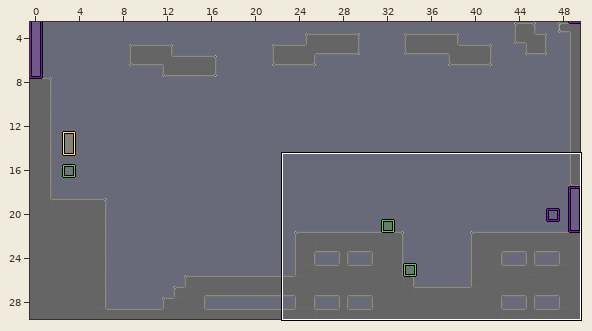
Two versions of a level (LDtk project, Assets/Resources/TileMap/Level1-1/1-1.ldtk). Above, an overview of the earlier version with the close-up marked.
Close-up. Before the commit:
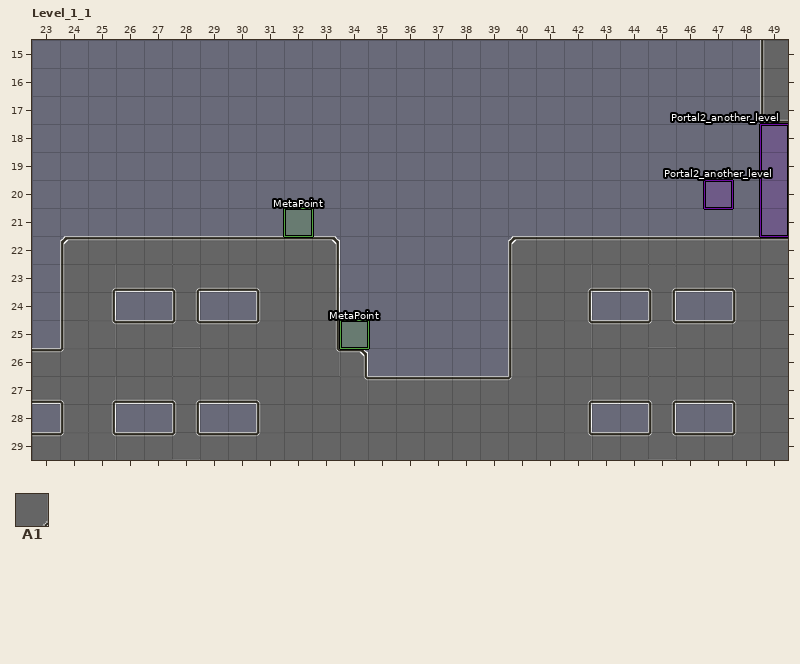
Cells are 32x32 px. Shown: Level_1_1 x 23..49, y 15..29. The commit also changed other parts of the map, which this record leaves out.
Key: from "L1_wall": A1 1 "wall".
__ is an empty cell.
Layers that did not change in this view are not listed.
Layer "L1_wall" before, first column x 23:
15 __ __ __ __ __ __ __ __ __ __ __ __ __ __ __ __ __ __ __ __ __ __ __ __ __ __ A1
16 __ __ __ __ __ __ __ __ __ __ __ __ __ __ __ __ __ __ __ __ __ __ __ __ __ __ A1
17 __ __ __ __ __ __ __ __ __ __ __ __ __ __ __ __ __ __ __ __ __ __ __ __ __ __ A1
18 __ __ __ __ __ __ __ __ __ __ __ __ __ __ __ __ __ __ __ __ __ __ __ __ __ __ __
19 __ __ __ __ __ __ __ __ __ __ __ __ __ __ __ __ __ __ __ __ __ __ __ __ __ __ __
20 __ __ __ __ __ __ __ __ __ __ __ __ __ __ __ __ __ __ __ __ __ __ __ __ __ __ __
21 __ __ __ __ __ __ __ __ __ __ __ __ __ __ __ __ __ __ __ __ __ __ __ __ __ __ __
22 __ A1 A1 A1 A1 A1 A1 A1 A1 A1 A1 __ __ __ __ __ __ A1 A1 A1 A1 A1 A1 A1 A1 A1 A1
23 __ A1 A1 A1 A1 A1 A1 A1 A1 A1 A1 __ __ __ __ __ __ A1 A1 A1 A1 A1 A1 A1 A1 A1 A1
24 __ A1 A1 __ __ A1 __ __ A1 A1 A1 __ __ __ __ __ __ A1 A1 A1 __ __ A1 __ __ A1 A1
25 __ A1 A1 A1 A1 A1 A1 A1 A1 A1 A1 __ __ __ __ __ __ A1 A1 A1 A1 A1 A1 A1 A1 A1 A1
26 A1 A1 A1 A1 A1 A1 A1 A1 A1 A1 A1 A1 __ __ __ __ __ A1 A1 A1 A1 A1 A1 A1 A1 A1 A1
27 A1 A1 A1 A1 A1 A1 A1 A1 A1 A1 A1 A1 A1 A1 A1 A1 A1 A1 A1 A1 A1 A1 A1 A1 A1 A1 A1
28 __ A1 A1 __ __ A1 __ __ A1 A1 A1 A1 A1 A1 A1 A1 A1 A1 A1 A1 __ __ A1 __ __ A1 A1
29 A1 A1 A1 A1 A1 A1 A1 A1 A1 A1 A1 A1 A1 A1 A1 A1 A1 A1 A1 A1 A1 A1 A1 A1 A1 A1 A1
After the commit:
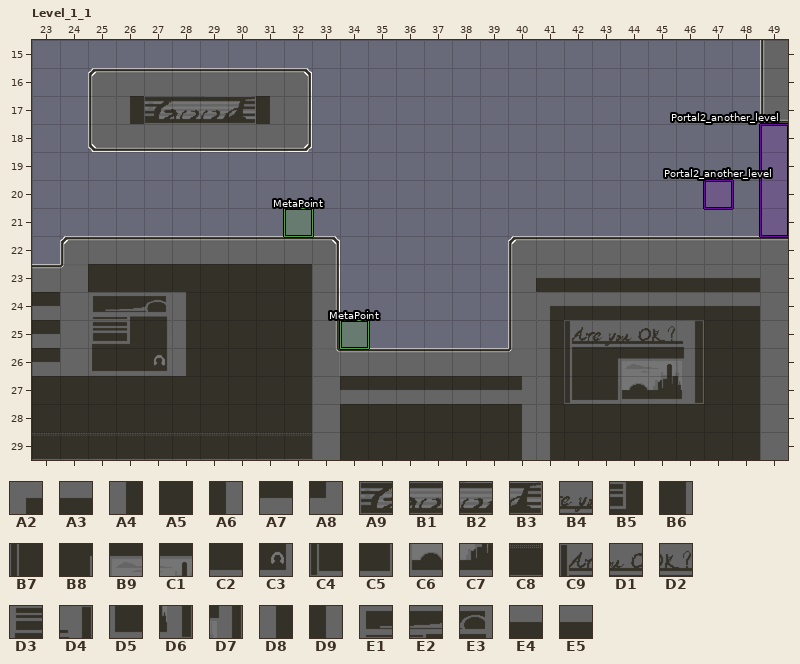
Further tiles: from "_01_tileset_02": A2 43, A3 44, A4 59, A5 60, A6 61, A7 76, A8 77, A9 80, B1 81, B2 82, B3 83, B4 92, B5 102, B6 103, B7 107, B8 108, B9 109, C1 110, C2 118, C3 119, C4 123, C5 124, C6 125, C7 126, C8 137, C9 107 under 91, D1 109 under 93, D2 110 under 94, D3 60 under 101, D4 60 under 111 under 95, D5 60 under 117, D6 60 under 127, D7 60 under 127 under 111, D8 60 under 59, D9 60 under 61, E1 60 under 85, E2 60 under 86, E3 60 under 87, E4 60 under 95 under 44, E5 85 under 91 under 44.
Edits made:
Layer "L1_wall":
The author put tile A1 in rows 16 to 18 at x 25 to 32; in row 23 at x 23; in row 24 at x 23, 26 to 27, 29 to 30, 43 to 44 and 46 to 47; in row 25 at x 23; in row 26 at x 35 to 39; in row 28 at x 23, 26 to 27, 29 to 30, 43 to 44 and 46 to 47.
Layer "Zhuangshi_L1":
The author put tile A2 in row 24 at x 41.
The author put tile A3 in row 23 at x 41 to 48; in row 24 at x 47 to 48.
The author put tile A4 in row 24 at x 28; in rows 25 to 26 at x 28 and 41; in rows 27 to 29 at x 41.
The author put tile A5 in row 23 at x 25 to 32; in row 24 at x 29 to 32; in rows 25 to 26 at x 29 to 32 and 47 to 48; in row 27 at x 23 to 32 and 47 to 48; in row 28 at x 23 to 32, 34 to 39 and 42 to 48; in row 29 at x 34 to 39 and 42 to 48.
The author put tile A6 in rows 28 to 29 at x 40.
The author put tile A7 in rows 24 to 26 at x 23; in row 27 at x 34 to 39.
The author put tile A8 in row 27 at x 40.
The author put tile A9 in row 17 at x 27.
The author put tile B1 in row 17 at x 28.
The author put tile B2 in row 17 at x 29.
The author put tile B3 in row 17 at x 30.
The author put tile B4 in row 25 at x 43.
The author put tile B5 in row 25 at x 26.
The author put tile B6 in row 25 at x 27.
The author put tile B7 in row 26 at x 42.
The author put tile B8 in row 26 at x 43.
The author put tile B9 in row 26 at x 44.
The author put tile C1 in row 26 at x 45.
The author put tile C2 in row 26 at x 26.
The author put tile C3 in row 26 at x 27.
The author put tile C4 in row 27 at x 42.
The author put tile C5 in row 27 at x 43.
The author put tile C6 in row 27 at x 44.
The author put tile C7 in row 27 at x 45.
The author put tile C8 in row 29 at x 23 to 32.
The author put tile C9 in row 25 at x 42.
The author put tile D1 in row 25 at x 44.
The author put tile D2 in row 25 at x 45.
The author put tile D3 in row 25 at x 25.
The author put tile D4 in row 25 at x 46.
The author put tile D5 in row 26 at x 25.
The author put tile D6 in row 27 at x 46.
The author put tile D7 in row 26 at x 46.
The author put tile D8 in row 17 at x 26.
The author put tile D9 in row 17 at x 31.
The author put tile E1 in row 24 at x 25.
The author put tile E2 in row 24 at x 26.
The author put tile E3 in row 24 at x 27.
The author put tile E4 in row 24 at x 46.
The author put tile E5 in row 24 at x 42 to 45.
